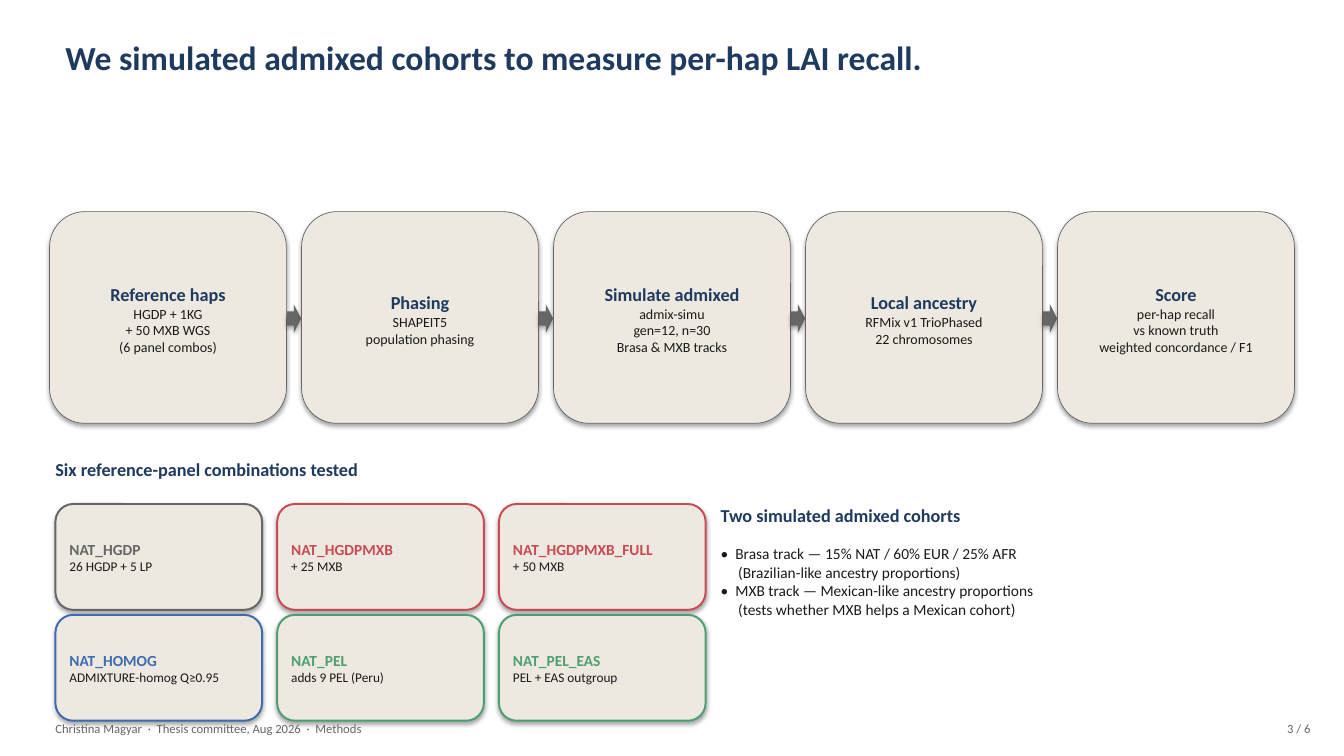
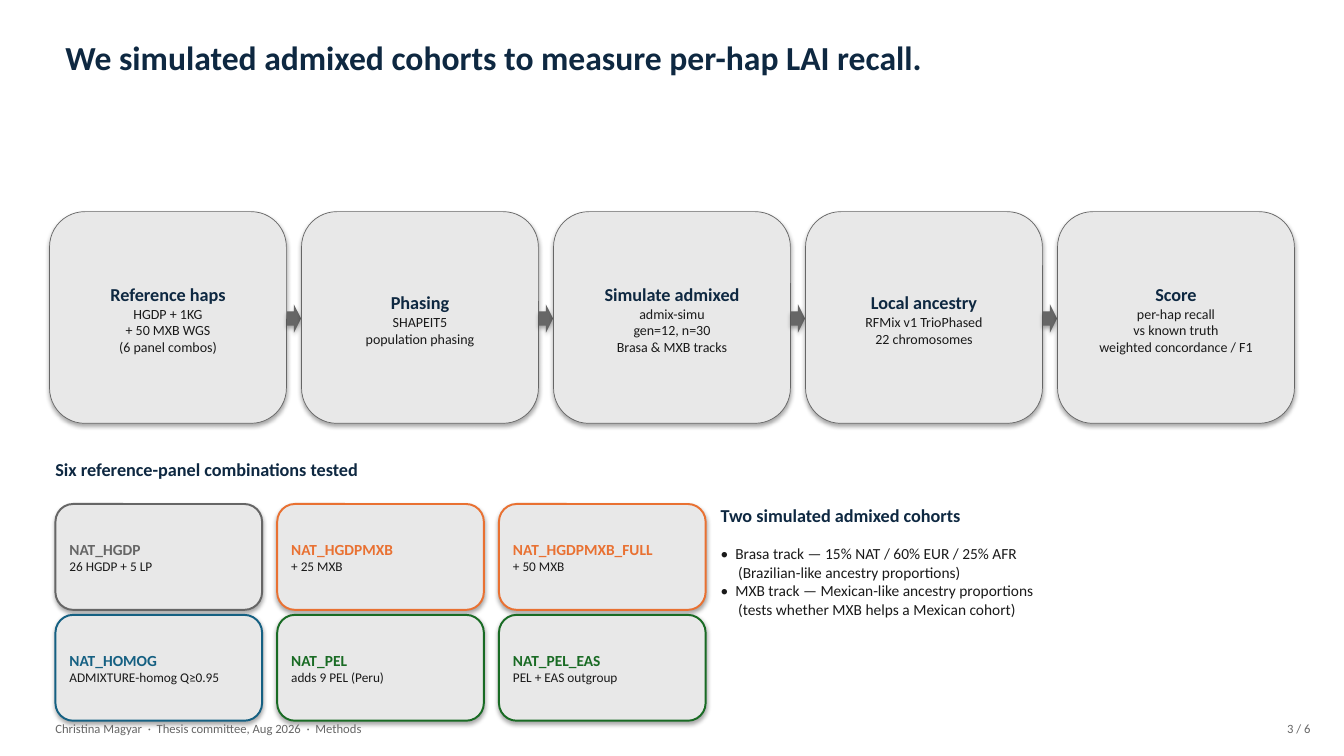
Before and after one commit to chrisrob3312/LAI-sims-accuracy, a slide deck: slide 3 of slides/thesis_committee_slides.pptx. Drawn at 1344x756 pixels with LibreOffice and Linux fonts; fonts in the diff are those of the drawing. Boxes give left, top, right and bottom in pixels: in the first picture for what was removed or moved away, otherwise in the second. Text is boxed around its words. In the diff, an @@ line names an element or a change of style, - is before the commit and + after.

```diff
--- a/slides/thesis_committee_slides.pptx
+++ b/slides/thesis_committee_slides.pptx
@@ fill #EEE9E0 to #E8E8E8 in 5 elements at [49,212,286,423], [301,212,538,423], [554,212,790,423], [806,212,1043,423], [1058,212,1295,423] @@
@@ text in rounded rectangle at [110,288,226,304]: text colour #1F3A5F to #0E2841 in "Reference haps" @@
@@ text in rounded rectangle at [391,296,449,312]: text colour #1F3A5F to #0E2841 in "Phasing" @@
@@ text in rounded rectangle at [605,288,740,301]: text colour #1F3A5F to #0E2841 in "Simulate admixed" @@
@@ text in rounded rectangle at [871,296,977,312]: text colour #1F3A5F to #0E2841 in "Local ancestry" @@
@@ text in rounded rectangle at [1155,289,1196,301]: text colour #1F3A5F to #0E2841 in "Score" @@
@@ rounded rectangle "NAT_HGDPMXB" at [277,504,484,610]: fill #EEE9E0 to #E8E8E8; outline #C94A53 1.4 pt to #E97132 1.4 pt @@
@@ rounded rectangle "NAT_HGDPMXB_FULL" at [499,504,706,610]: fill #EEE9E0 to #E8E8E8; outline #C94A53 1.4 pt to #E97132 1.4 pt @@
@@ text colour #1F3A5F to #0E2841 in 3 elements at [65,46,921,76], [55,463,358,479], [721,509,961,522] @@
@@ text in rounded rectangle at [291,545,393,557]: text colour #C94A53 to #E97132 in "NAT_HGDPMXB" @@
@@ text in rounded rectangle at [513,545,653,557]: text colour #C94A53 to #E97132 in "NAT_HGDPMXB_FULL" @@
@@ rounded rectangle "NAT_HOMOG" at [55,615,262,721]: fill #EEE9E0 to #E8E8E8; outline #3E6BB0 1.4 pt to #156082 1.4 pt @@
@@ rounded rectangle "NAT_PEL" at [277,615,484,721]: fill #EEE9E0 to #E8E8E8; outline #4C9F70 1.4 pt to #196B24 1.4 pt @@
@@ rounded rectangle "NAT_PEL_EAS" at [499,615,706,721]: fill #EEE9E0 to #E8E8E8; outline #4C9F70 1.4 pt to #196B24 1.4 pt @@
@@ text in rounded rectangle at [69,656,157,668]: text colour #3E6BB0 to #156082 in "NAT_HOMOG" @@
@@ text in rounded rectangle at [291,656,347,668]: text colour #4C9F70 to #196B24 in "NAT_PEL" @@
@@ text in rounded rectangle at [513,656,601,668]: text colour #4C9F70 to #196B24 in "NAT_PEL_EAS" @@
```
Also in this commit, not shown: 5 other slides changed, 7 other files.
